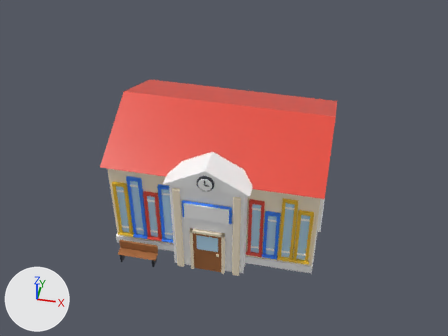
One commit to the Blender file art/blender/library.blend: the scene before it, then after it.
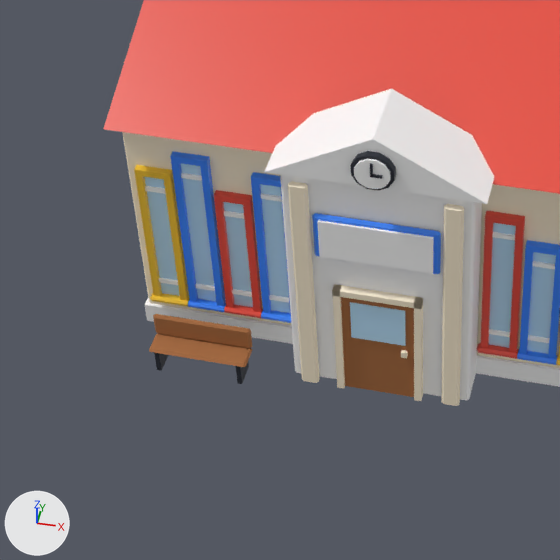
Old and new are each drawn from the file's camera '_review_cam' and again close up on the part from 13% to 62% of the width and 35% to 100% of the height. Every picture has the same lights, and +X, +Y and +Z are marked at lower left. The older version's two pictures come first.

Names of what the first close-up shows: 'library', 'sign_board'.
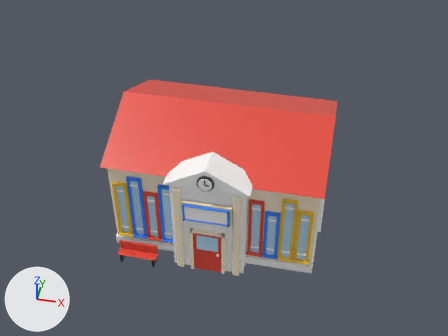
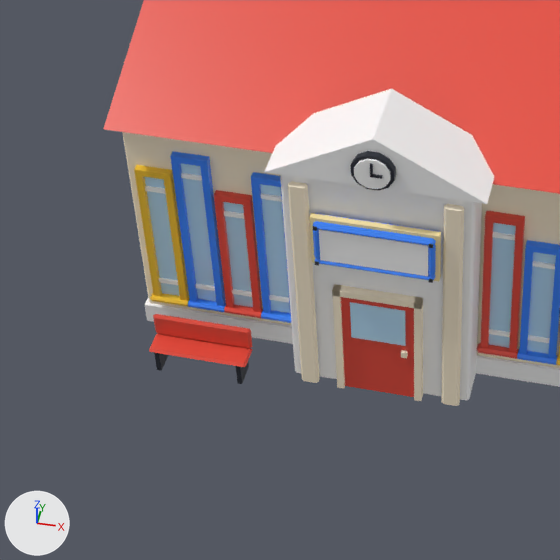
Location of each change, (x1, y1, x2, y2) in pixels of the close-ups (560 x 560 px):
'sign_board', moved, rescaled (13% shorter)
    before: (317, 220, 434, 274)
    after: (319, 229, 429, 276)
'sign_frame', added
    after: (309, 213, 441, 283)
    faces in mat_pal_bright_blue (blue #3a86ff): (313, 221, 436, 280)
    faces in mat_pal_glow (beige #ffe9a8): (309, 213, 441, 282)
part 1 of me_library, recoloured (brown to red)
    both: (149, 297, 414, 397)

The change, as a list of edits to the scene's bpy script:
```text
Add mat_pal_glow:
    mat_pal_glow = principled_material('pal_glow')
    mat_pal_glow.base_color = (1.0, 0.815, 0.392)  # beige #ffe9a8
Change me_library:
    where me_library.from_pydata(...)  # 956 vertices, 860 faces; spans x -4.48..4.48, y -3.62..3.9, z 0.0..6.0
    used by ob_library; location = (0.0, 0.0, 0.0)
    me_library part 1: all 50 faces that had it switch from mat_pal_wood (brown #a86b3c) to mat_pal_brick_red (red #e74c3c)
Change me_sign_board:
    used by ob_sign_board; location = (0.0, 0.0, 0.0)
    remove me_sign_board.from_pydata(...)  # 8 vertices, 6 faces; spans x -0.9..0.9, y -3.34..-3.28, z 3.03..3.77
    add me_sign_board.from_pydata(...)  # 8 vertices, 6 faces; spans x -0.85..0.85, y -3.46..-3.42, z 3.08..3.72
    me_sign_board part 2: the whole mesh is scaled about its middle by (0.944, 0.667, 0.865), then moved by (0.0, -0.13, 0.0)
Add me_sign_frame:
    me_sign_frame.from_pydata(...)  # 136 vertices, 140 faces; spans x -1.01..1.01, y -3.5..-3.28, z 2.92..3.88
    # faces by material slot: [110, 24, 6]
    me_sign_frame.materials.append(mat_pal_bright_blue)  # blue #3a86ff
    me_sign_frame.materials.append(mat_pal_night)  # dark blue #1f2430
    me_sign_frame.materials.append(mat_pal_glow)  # beige #ffe9a8
Add ob_sign_frame:
    ob_sign_frame = bpy.data.objects.new('sign_frame', me_sign_frame)
    ob_sign_frame.location = (0.0, 0.0, 0.0)
```
